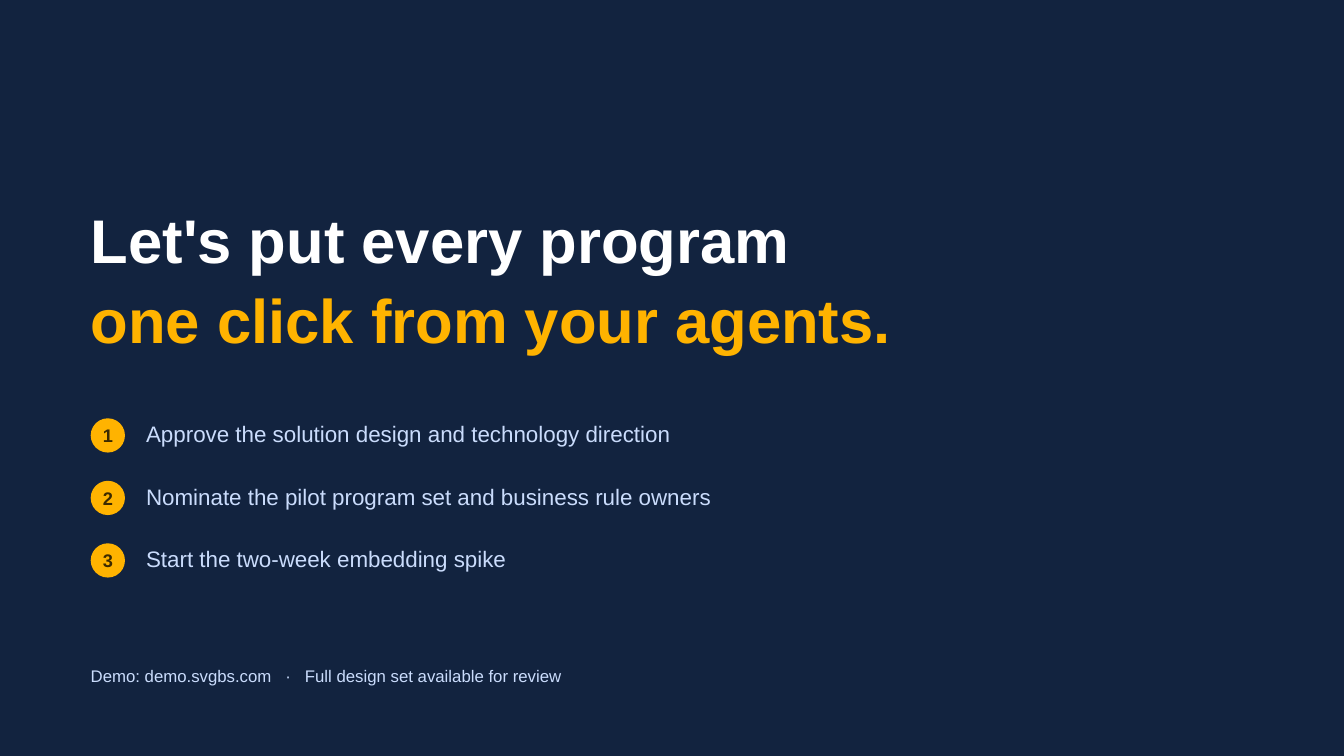
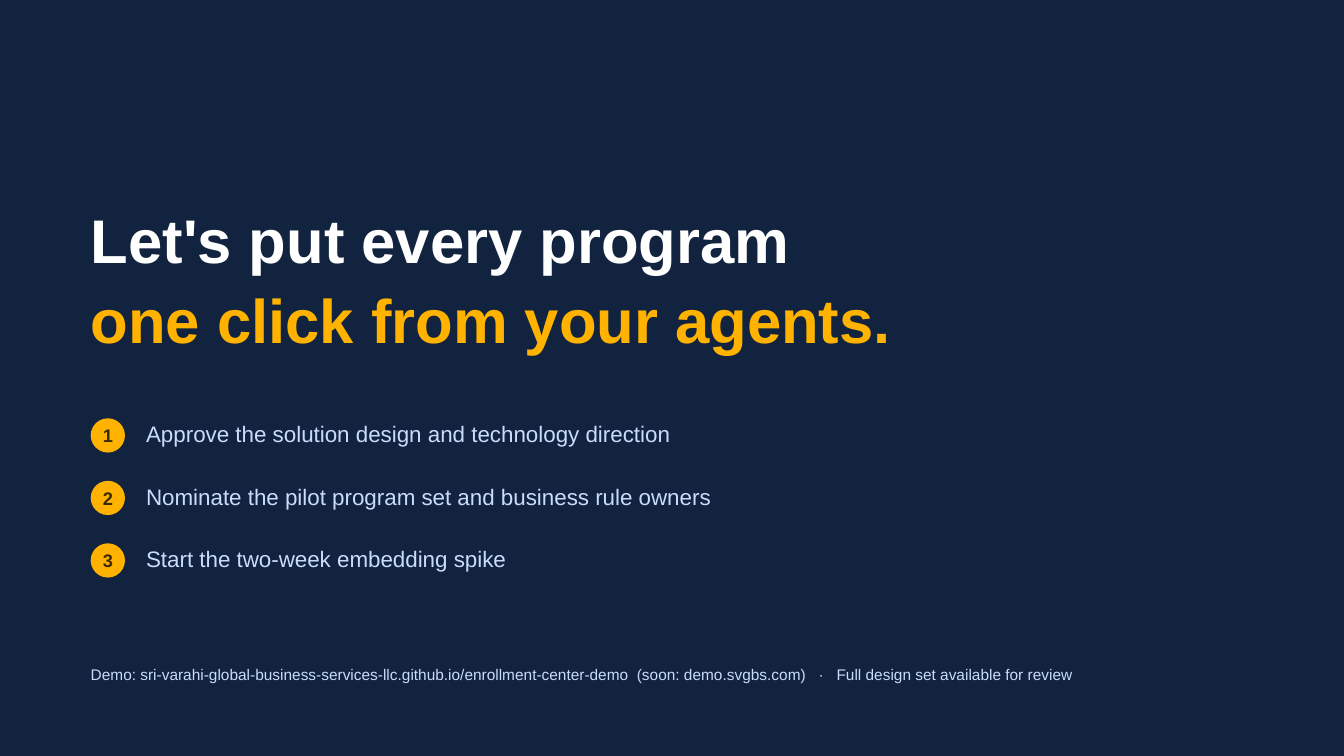
Before and after one commit to Sri-Varahi-GLobal-Business-Services-LLC/Customer-Enrollment-Center, a slide deck: slide 15 of Enrollment Center/Enrollment Center - Client Presentation v1.0.pptx. Drawn at 1344x756 pixels with LibreOffice and Linux fonts; fonts in the diff are those of the drawing. Boxes give left, top, right and bottom in pixels: in the first picture for what was removed or moved away, otherwise in the second. Text is boxed around its words. In the diff, an @@ line names an element or a change of style, - is before the commit and + after.

```diff
--- a/Enrollment Center/Enrollment Center - Client Presentation v1.0.pptx
+++ b/Enrollment Center/Enrollment Center - Client Presentation v1.0.pptx
@@ text at (91, 669, 1073, 683): text changed; size 12 to 11 pt @@
-Demo: demo.svgbs.com · Full design set available for review
+Demo: sri-varahi-global-business-services-llc.github.io/enrollment-center-demo (soon: demo.svgbs.com) · Full design set available for review
```
Also in this commit, not shown: 1 other slide changed, 2 other files.
